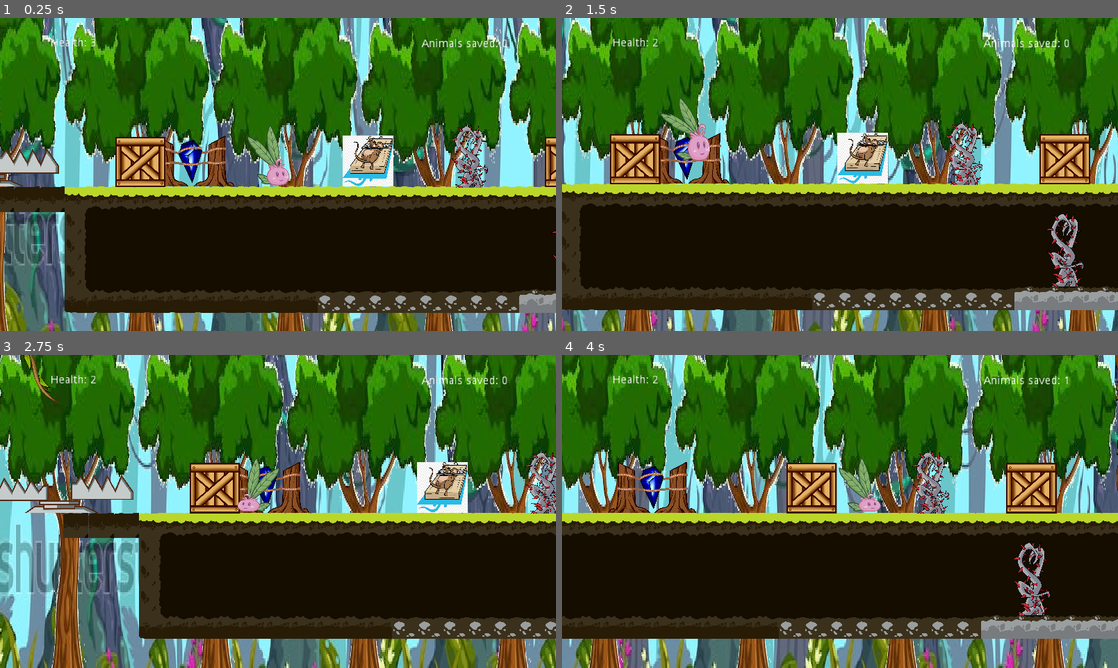
Above: before the commit, frames 1-4 (two rows, left to right).
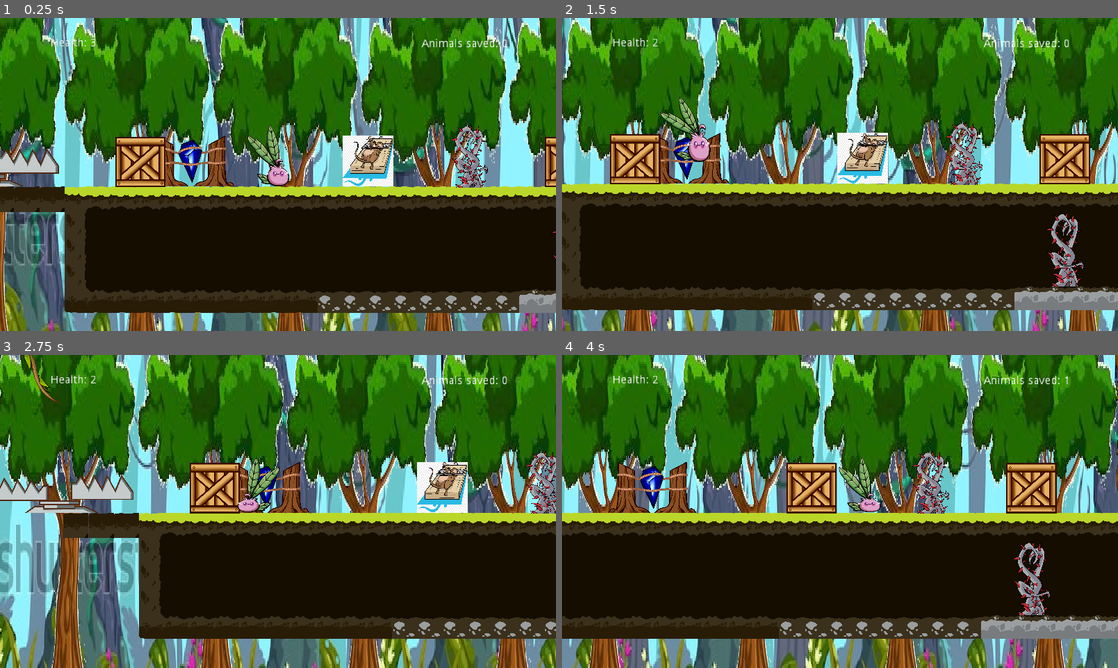
Above: after the commit, the same moments.

Repository: DamianKoch1/OnionsAdventure
Game: Godot game, scene res://Levels/Prototype 0.tscn
Same seed, same stepped clock (60 frames per second), same inputs: the game is played once before the commit and once after it.
Inputs:
- Up to frame 1 (0.25 s): no input
- Up to frame 2 (1.5 s): hold Right (ui_right) from 0.53 s (still down); tap E (push) at 0.6, 1.35 s; tap Space (jump) at 0.77 s
- Up to frame 3 (2.75 s): tap Space (jump) at 1.52 s; release Right (ui_right) at 2.03 s; hold Left (ui_left) from 2.03 s (still down); tap E (push) at 2.1 s
- Up to frame 4 (4 s): release Left (ui_left) at 2.78 s; hold Right (ui_right) from 2.78 s (still down); tap E (push) at 2.85, 3.6 s; tap Space (jump) at 3.02, 3.77 s

The runs differ from the first frame. In frame 1, 0.4% of the frame differs, in the area x 44-52%, y 34-54%; in frame 2, 0.5%, in the area x 17-27%, y 25-46%; in frame 3, 0.4%; in frame 4, 0.4%.

Commit message:
updated onion

Diff:
--- a/Player/Onion.tscn
+++ b/Player/Onion.tscn
@@ -5,8 +5,8 @@
 [ext_resource path="res://Player/OnionSprite/onion_hair.png" type="Texture" id=3]
 [ext_resource path="res://Player/OnionSprite/onion_eyes.png" type="Texture" id=4]
 [ext_resource path="res://Player/OnionSprite/onion_mouth.png" type="Texture" id=5]
-[ext_resource path="res://Player/OnionSprite/onion_ear_L.png" type="Texture" id=6]
-[ext_resource path="res://Player/OnionSprite/onion_ear_R.png" type="Texture" id=7]
+[ext_resource path="res://Player/OnionSprite/onion_ear_l.png" type="Texture" id=6]
+[ext_resource path="res://Player/OnionSprite/onion_ear_r.png" type="Texture" id=7]
 [ext_resource path="res://Player/OnionSprite/onion_tail.png" type="Texture" id=8]
 [ext_resource path="res://Player/OnionSprite/Onion_Idle.tres" type="Animation" id=9]
 [ext_resource path="res://Player/OnionSprite/Onion_JumpDown.tres" type="Animation" id=10]
@@ -18,9 +18,8 @@
 custom_solver_bias = 0.0
 extents = Vector2( 16.1236, 20.6317 )
 
-[node name="Onion" type="KinematicBody2D"]
+[node name="Onion" type="KinematicBody2D" index="0"]
 
-position = Vector2( 16, 16 )
 scale = Vector2( 0.5, 0.5 )
 z_index = 100
 input_pickable = false
@@ -66,7 +65,7 @@
 
 [node name="OnionHair" type="Sprite" parent="Sprite/OnionBody" index="0"]
 
-position = Vector2( 7.13066, -40.2171 )
+position = Vector2( 7.13066, -31.33 )
 rotation = -0.00372912
 scale = Vector2( 1, 1.01406 )
 texture = ExtResource( 3 )
@@ -75,15 +74,14 @@
 
 [node name="onion_eyes" type="Sprite" parent="Sprite/OnionBody" index="1"]
 
-position = Vector2( 13.7552, 1.35655 )
+position = Vector2( 17.7552, 1.35655 )
 texture = ExtResource( 4 )
 offset = Vector2( -12.1219, -0.543782 )
 _sections_unfolded = [ "Transform", "Z Index" ]
 
 [node name="onion_mouth" type="Sprite" parent="Sprite/OnionBody" index="2"]
 
-position = Vector2( 16.9174, 37.79 )
-scale = Vector2( 1.5, 1.5 )
+position = Vector2( 20.9174, 51.1207 )
 texture = ExtResource( 5 )
 offset = Vector2( -15.5477, -24.2438 )
 _sections_unfolded = [ "Transform", "Z Index" ]
Binary file changed: Player/OnionSprite/onion_body.png
Binary file changed: Player/OnionSprite/onion_ear_L.png
Not shown, changed: Player/OnionSprite/onion_ear_L.png.import
Binary file changed: Player/OnionSprite/onion_ear_R.png
Not shown, changed: Player/OnionSprite/onion_ear_R.png.import
Binary file changed: Player/OnionSprite/onion_eyes.png
Binary file changed: Player/OnionSprite/onion_hair.png
Binary file changed: Player/OnionSprite/onion_mouth.png
Binary file changed: Player/OnionSprite/onion_tail.png
